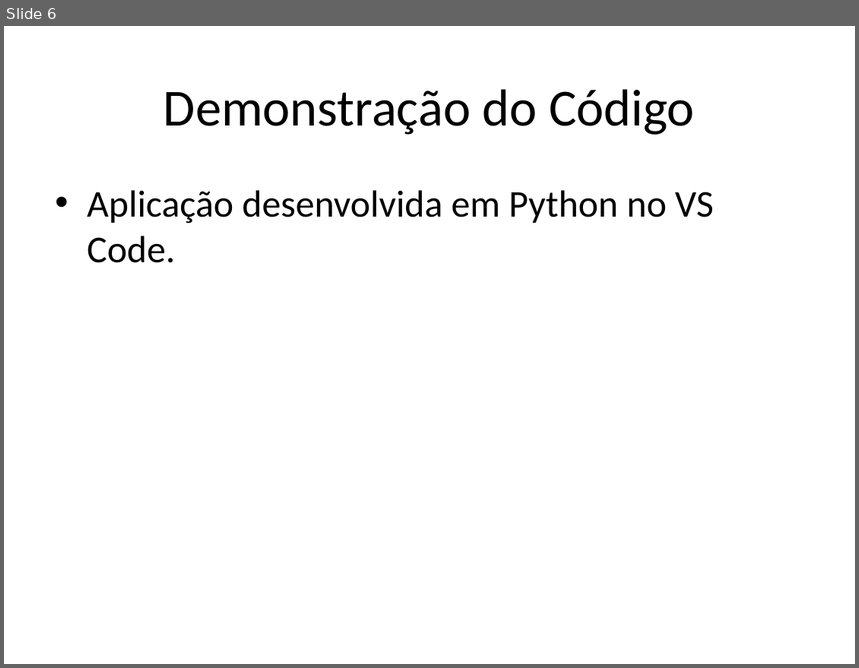
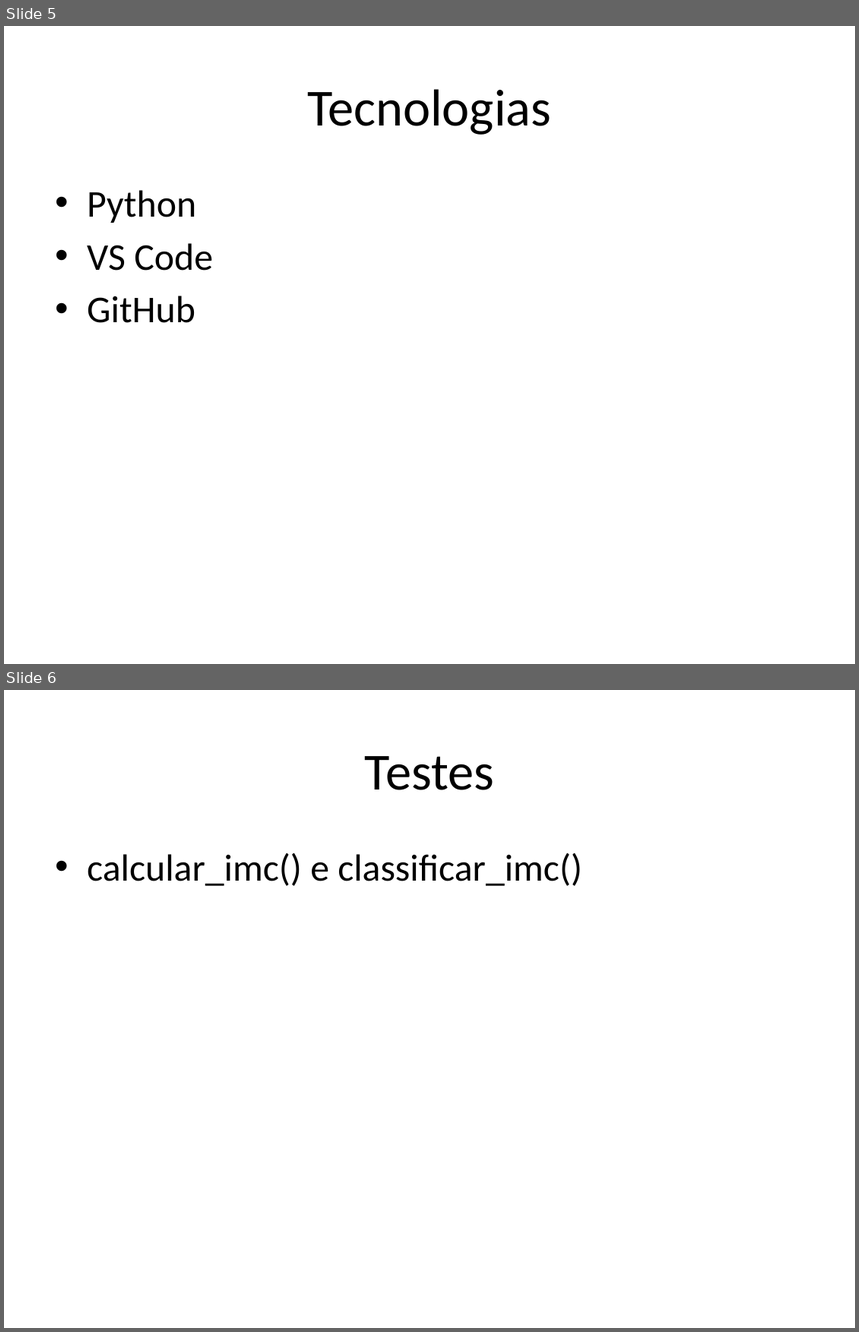
Before and after one commit to PowerTruee/projeto-ufcd-10790, a slide deck: assets/apresentacao.pptx. Shown one above the other, each under a label of ours: slide 6 before the commit, slides 5 and 6 after it. The pictures are 859x668 and 859x1332 pixels, drawn with LibreOffice and Linux fonts; fonts in the diff are those of the drawing. Boxes give left, top, right and bottom in pixels: in the first picture for what was removed or moved away, otherwise in the second. Text is boxed around its words. In the diff, an @@ line names an element or a change of style, - is before the commit and + after.

```diff
--- a/assets/apresentacao.pptx
+++ b/assets/apresentacao.pptx
@@ slide 6 added at [4, 690, 855, 1328], background #FFFFFF @@
@@ title added at [365, 756, 494, 790], 44 pt, text #000000 @@
+Testes
@@ text added at [87, 853, 582, 886], 32 pt, text #000000 @@
+• calcular_imc() e classificar_imc()
@@ what was slide 6 is now slide 5 @@
@@ slide 5 changed as well @@
@@ title at [307, 89, 551, 135]: text changed @@
-Demonstração do Código
+Tecnologias
@@ text at [87, 190, 213, 323]: text changed @@
-• Aplicação desenvolvida em Python no VS Code.
+• Python
+• VS Code
+• GitHub
```
Also in this commit, not shown: 3 other slides changed, 3 other slides added, 5 slides removed, 1 other file.
